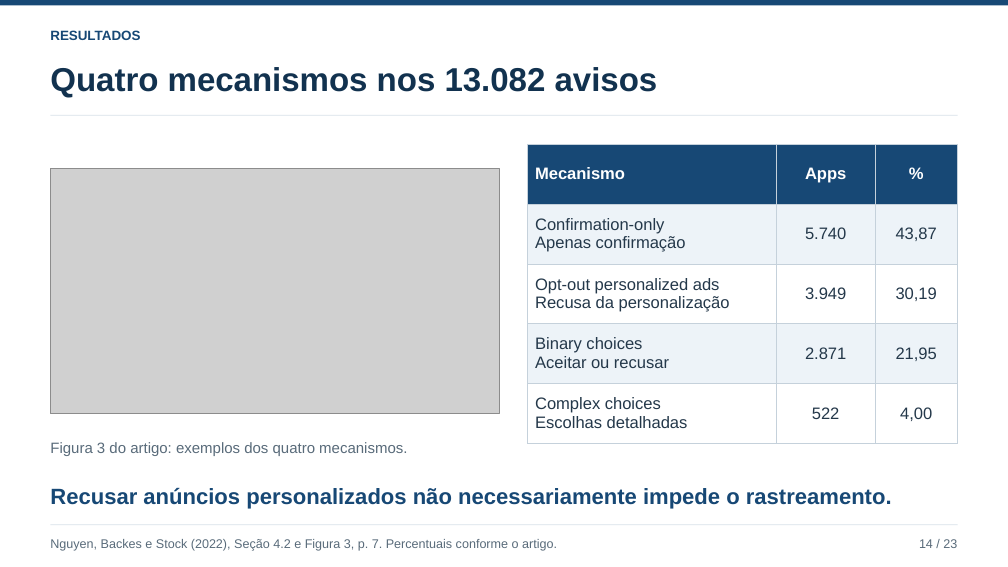
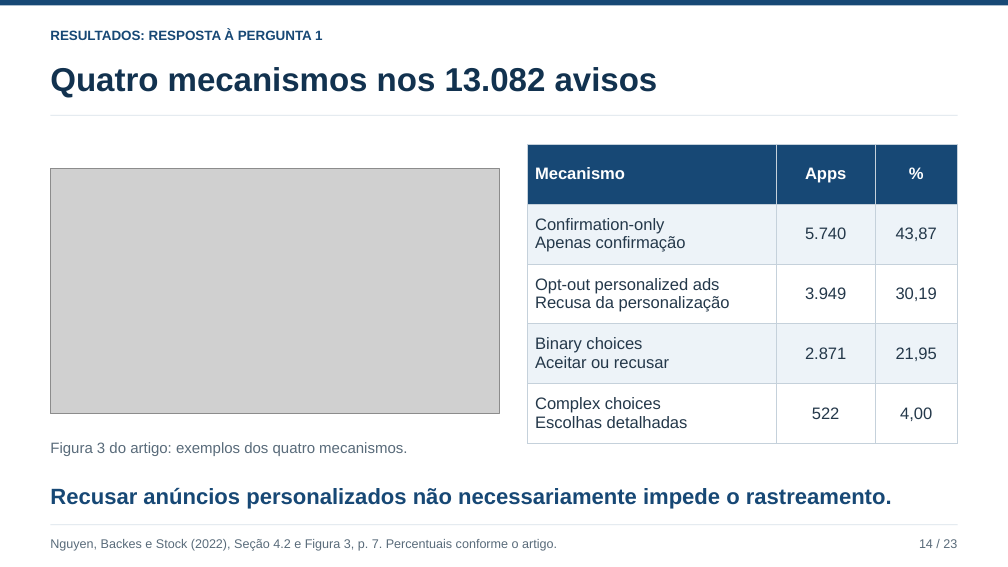
Before and after one commit to ClaudioAMF1/TCC, a slide deck: slide 14 of seminario/apresentacao/seminario-analise-de-artigo.pptx. Drawn at 1008x567 pixels with LibreOffice and Linux fonts; fonts in the diff are those of the drawing; grey boxes stand for pictures. Boxes give left, top, right and bottom in pixels: in the first picture for what was removed or moved away, otherwise in the second. Text is boxed around its words. In the diff, an @@ line names an element or a change of style, - is before the commit and + after.

```diff
--- a/seminario/apresentacao/seminario-analise-de-artigo.pptx
+++ b/seminario/apresentacao/seminario-analise-de-artigo.pptx
@@ text at bbox=[50, 29, 322, 40]: text changed @@
-RESULTADOS
+RESULTADOS: RESPOSTA À PERGUNTA 1
```
Also in this commit, not shown: 12 other slides changed, 10 other files.
